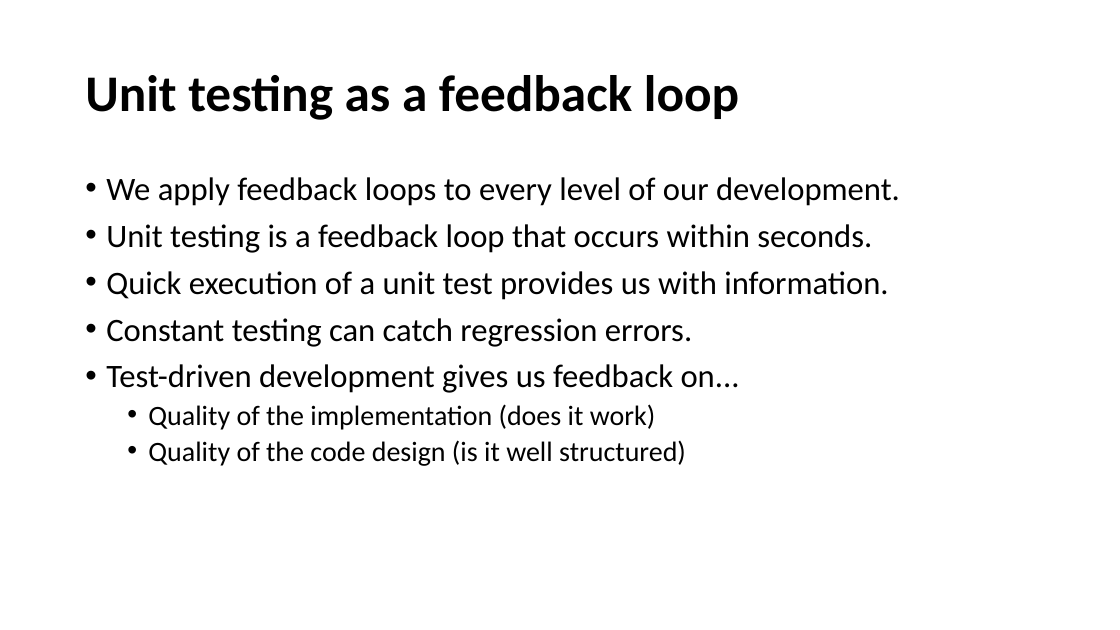
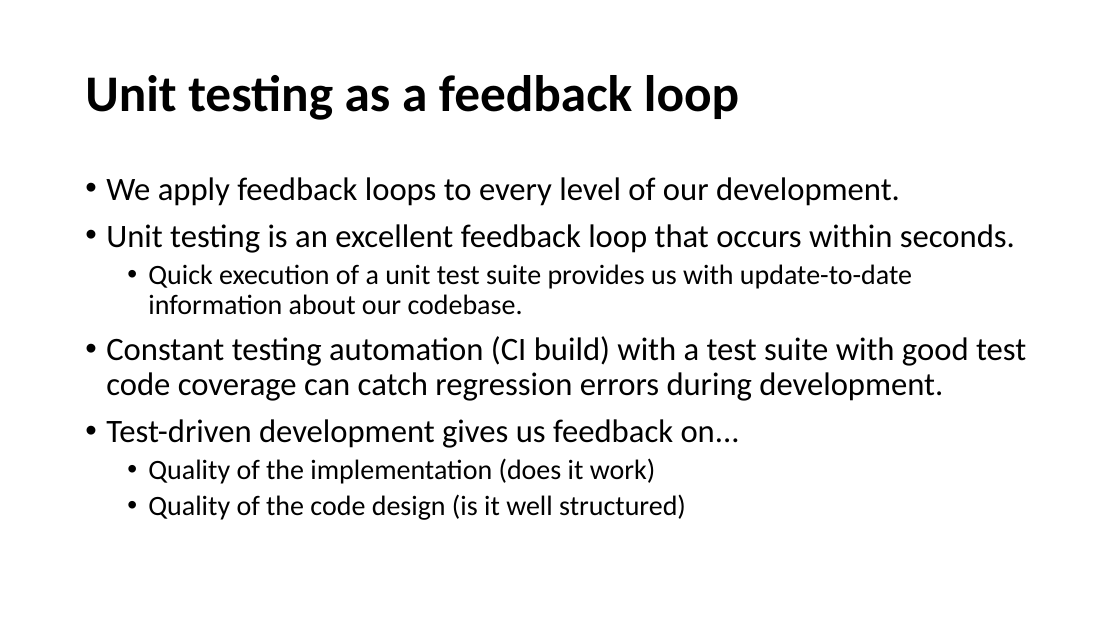
Before and after one commit to cebartling/test-driven, a slide deck: slide 6 of presentations/Introduction to Test-Driven Development.pptx (slide 13 before the commit). Drawn at 1120x630 pixels with LibreOffice and Linux fonts; fonts in the diff are those of the drawing. Boxes give left, top, right and bottom in pixels: in the first picture for what was removed or moved away, otherwise in the second. Text is boxed around its words. In the diff, an @@ line names an element or a change of style, - is before the commit and + after.

Commit message:
Updates to Introduction to Test-Driven Development

```diff
--- a/presentations/Introduction to Test-Driven Development.pptx
+++ b/presentations/Introduction to Test-Driven Development.pptx
@@ text at (106,224,1026,401): text changed @@
-• Unit testing is a feedback loop that occurs within seconds.
-• Quick execution of a unit test provides us with information.
-• Constant testing can catch regression errors.
+• Unit testing is an excellent feedback loop that occurs within seconds.
+  • Quick execution of a unit test suite provides us with update-to-date information about our codebase.
+• Constant testing automation (CI build) with a test suite with good test code coverage can catch regression errors during development.
```
Also in this commit, not shown: 1 other slide changed.
